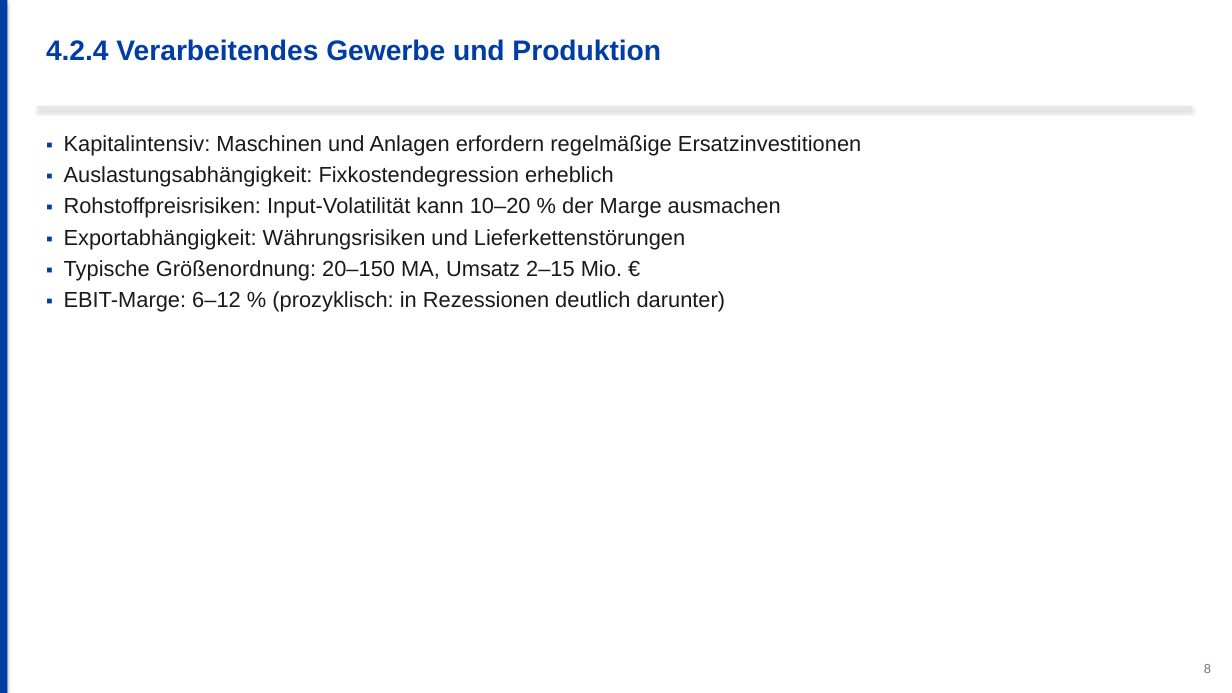
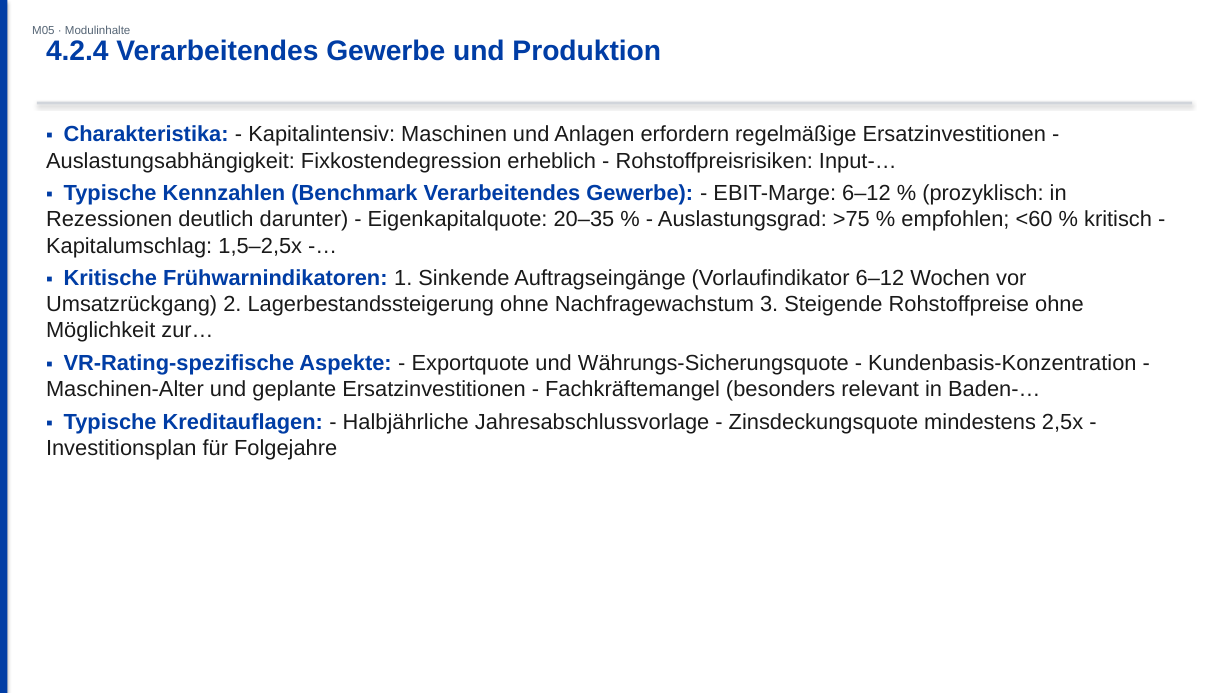
Before and after one commit to ck5rqc47pr-byte/firmenkundenakademie-online, a slide deck: slide 15 of public/downloads/praesentation/M05.pptx (slide 10 before the commit). Drawn at 1232x693 pixels with LibreOffice and Linux fonts; fonts in the diff are those of the drawing. Boxes give left, top, right and bottom in pixels: in the first picture for what was removed or moved away, otherwise in the second. Text is boxed around its words. In the diff, an @@ line names an element or a change of style, - is before the commit and + after.

```diff
--- a/public/downloads/praesentation/M05.pptx
+++ b/public/downloads/praesentation/M05.pptx
@@ text added at <box>32,25,131,34</box>, 9 pt, text #556575 @@
+M05 · Modulinhalte
@@ rectangle: place and size @@
-rectangle at <box>37,106,1192,109</box>
+rectangle at <box>37,102,1192,104</box>
@@ rectangle at <box>37,102,1192,104</box>: fill #E5E7EB to #D1D5DB @@
@@ text at <box>46,125,1152,460</box>: text changed @@
-▪ Kapitalintensiv: Maschinen und Anlagen erfordern regelmäßige Ersatzinvestitionen
-▪ Auslastungsabhängigkeit: Fixkostendegression erheblich
-▪ Rohstoffpreisrisiken: Input-Volatilität kann 10–20 % der Marge ausmachen
-▪ Exportabhängigkeit: Währungsrisiken und Lieferkettenstörungen
-▪ Typische Größenordnung: 20–150 MA, Umsatz 2–15 Mio. €
-▪ EBIT-Marge: 6–12 % (prozyklisch: in Rezessionen deutlich darunter)
+▪ Charakteristika: - Kapitalintensiv: Maschinen und Anlagen erfordern regelmäßige Ersatzinvestitionen - Auslastungsabhängigkeit: Fixkostendegression erheblich - Rohstoffpreisrisiken: Input-…
+▪ Typische Kennzahlen (Benchmark Verarbeitendes Gewerbe): - EBIT-Marge: 6–12 % (prozyklisch: in Rezessionen deutlich darunter) - Eigenkapitalquote: 20–35 % - Auslastungsgrad: >75 % empfohlen; <60 % kritisch - Kapitalumschlag: 1,5–2,5x -…
+▪ Kritische Frühwarnindikatoren: 1. Sinkende Auftragseingänge (Vorlaufindikator 6–12 Wochen vor Umsatzrückgang) 2. Lagerbestandssteigerung ohne Nachfragewachstum 3. Steigende Rohstoffpreise ohne Möglichkeit zur…
+▪ VR-Rating-spezifische Aspekte: - Exportquote und Währungs-Sicherungsquote - Kundenbasis-Konzentration - Maschinen-Alter und geplante Ersatzinvestitionen - Fachkräftemangel (besonders relevant in Baden-…
+▪ Typische Kreditauflagen: - Halbjährliche Jahresabschlussvorlage - Zinsdeckungsquote mindestens 2,5x - Investitionsplan für Folgejahre
@@ text removed at <box>1204,664,1211,673</box> @@
-8
```
Also in this commit, not shown: 15 other slides changed, 15 slides added, 8 slides removed, 23 other files.
